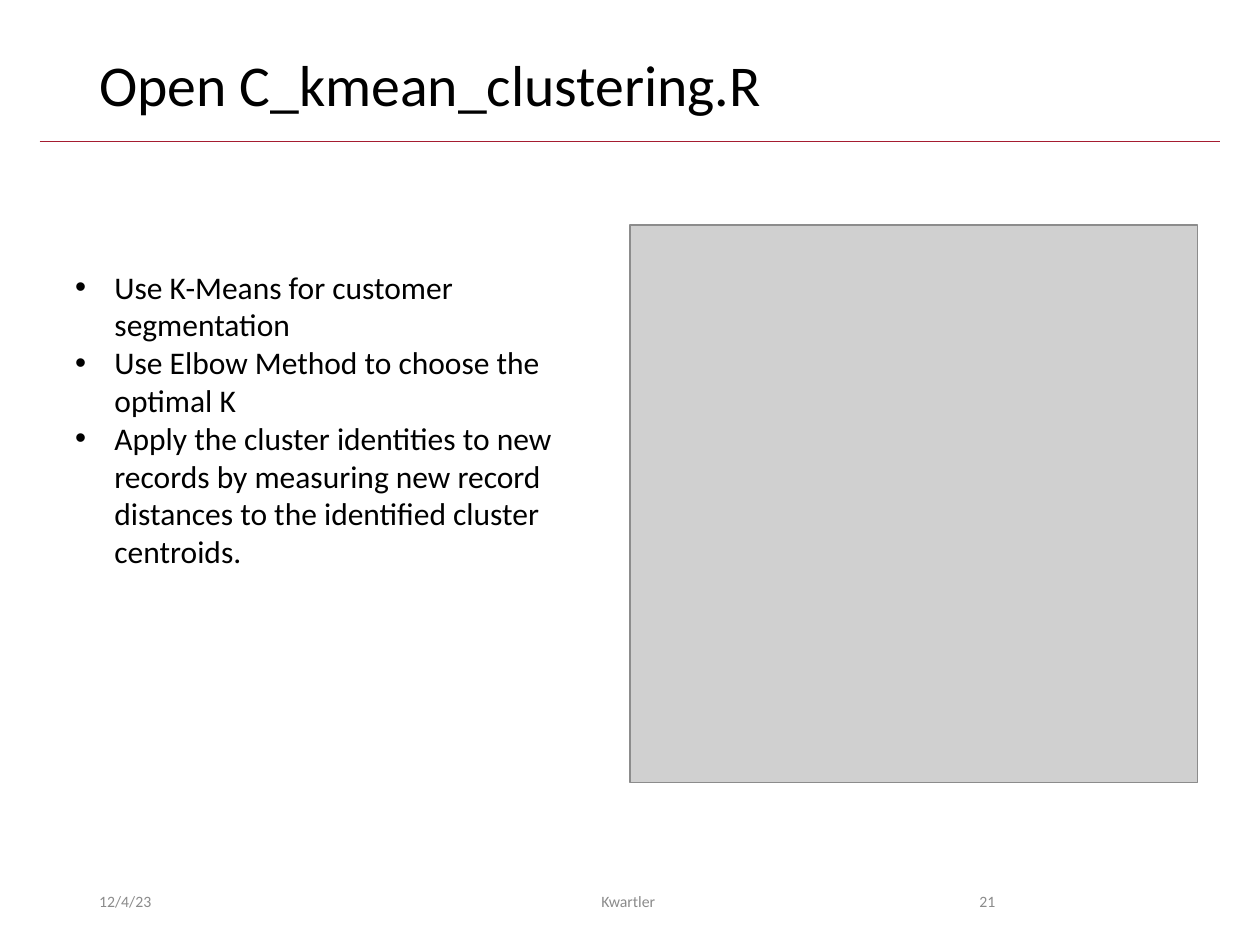
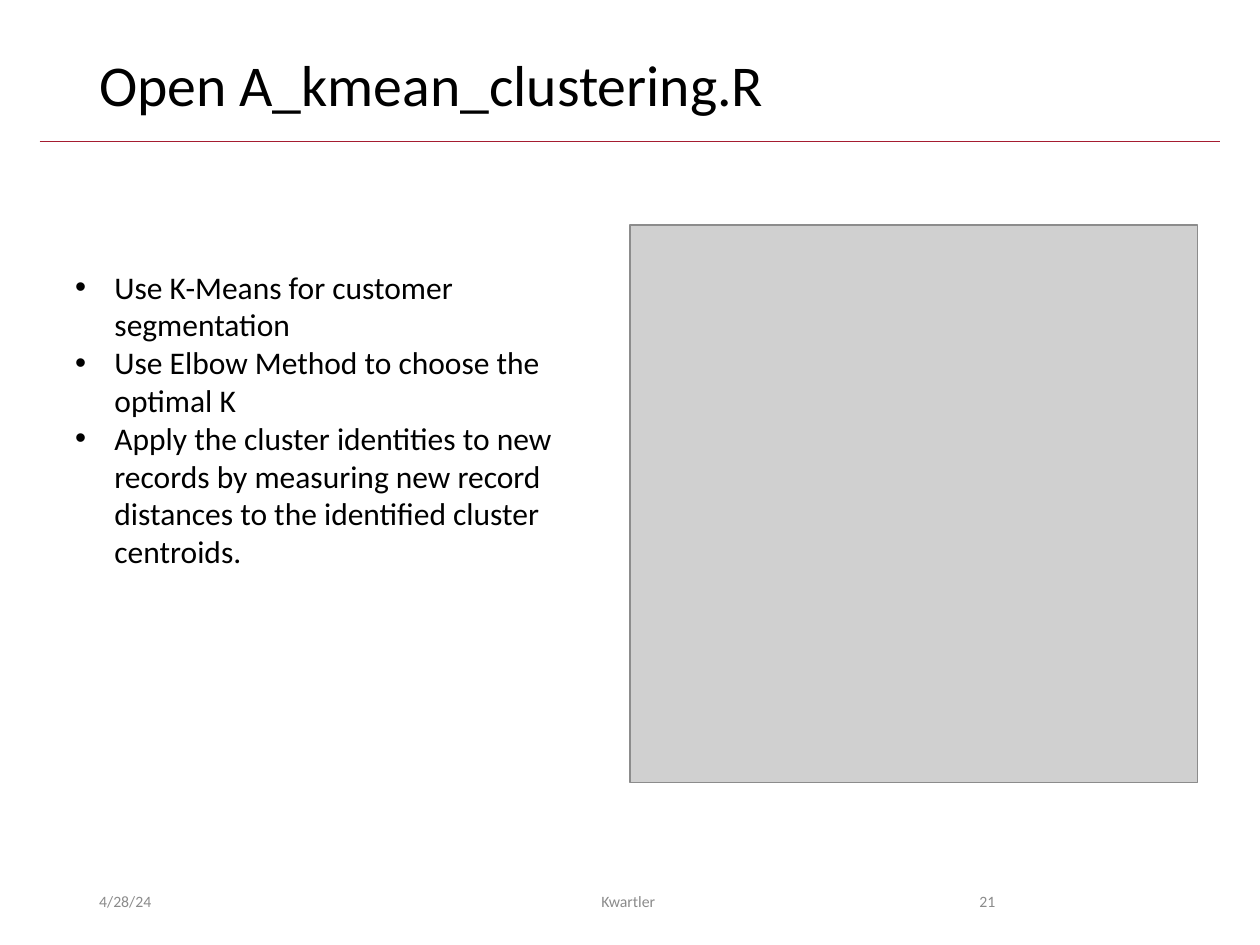
Before and after one commit to kwartler/Harvard_DataMining_Business_Student, a slide deck: slide 21 of Lessons/M_unsupervised/A_Unsupervised_Learning.pptx. Drawn at 1260x945 pixels with LibreOffice and Linux fonts; fonts in the diff are those of the drawing; grey boxes stand for pictures; background and template pictures are left out. Boxes give left, top, right and bottom in pixels: in the first picture for what was removed or moved away, otherwise in the second. Text is boxed around its words. In the diff, an @@ line names an element or a change of style, - is before the commit and + after.

```diff
--- a/Lessons/M_unsupervised/A_Unsupervised_Learning.pptx
+++ b/Lessons/M_unsupervised/A_Unsupervised_Learning.pptx
@@ title at [99,66,764,116]: text changed @@
-Open C_kmean_clustering.R
+Open A_kmean_clustering.R
@@ text at [99,896,151,908]: text changed @@
-12/4/23
+4/28/24
```
Also in this commit, not shown: 20 other slides changed, 15 other files.
